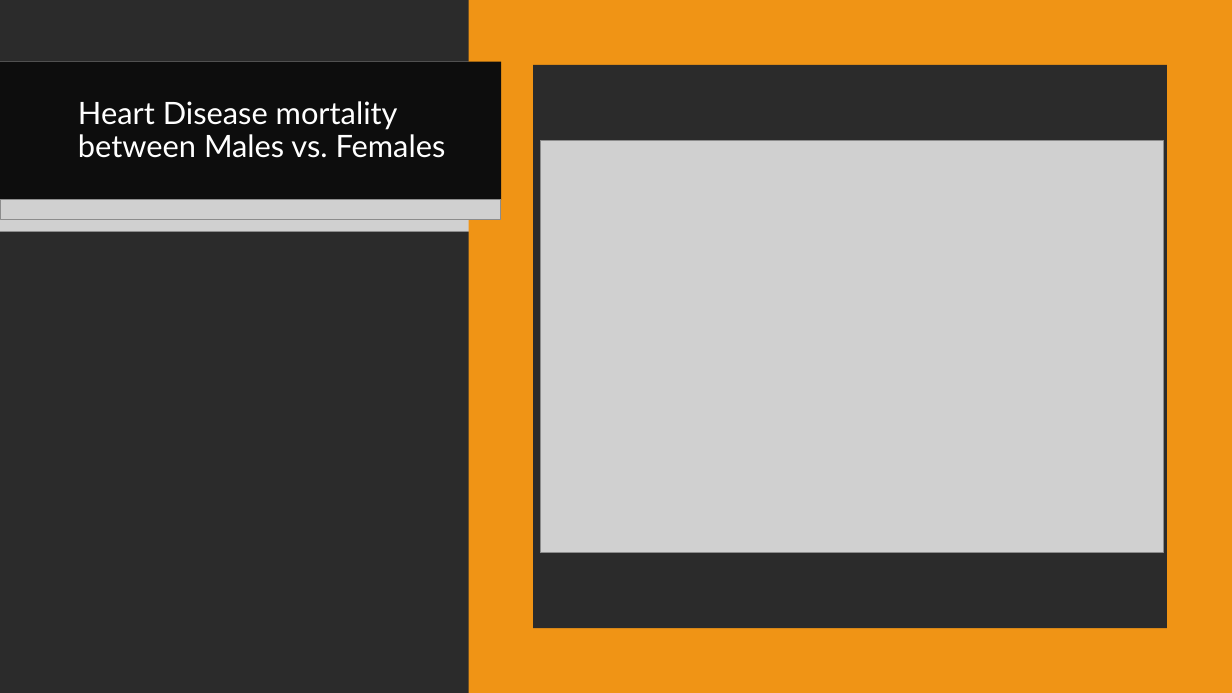
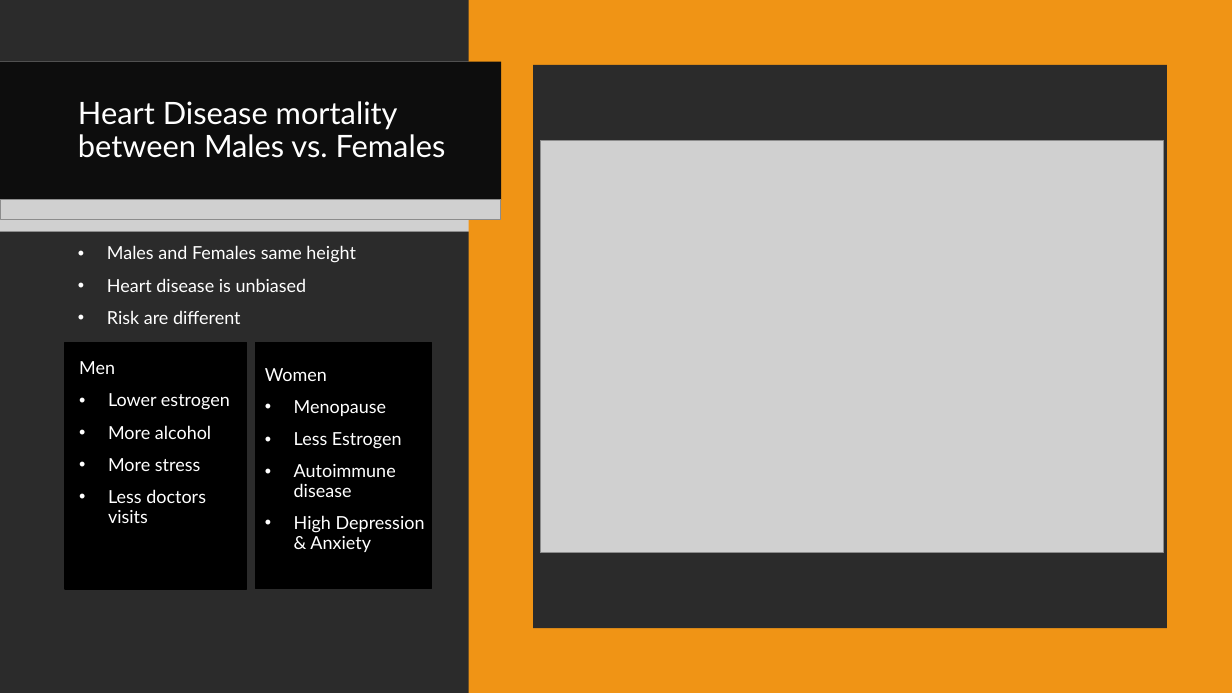
Before and after one commit to Aaron-m-ram/end-to-end-statistical-analysis, a slide deck: slide 6 of Final PP V1.pptx. Drawn at 1232x693 pixels with LibreOffice and Linux fonts; fonts in the diff are those of the drawing; grey boxes stand for pictures; background and template pictures are left out; a plain dark background stands for a picture behind light text. Boxes give left, top, right and bottom in pixels: in the first picture for what was removed or moved away, otherwise in the second. Text is boxed around its words. In the diff, an @@ line names an element or a change of style, - is before the commit and + after.

Commit message:
Updated

```diff
--- a/Final PP V1.pptx
+++ b/Final PP V1.pptx
@@ text added at <box>107,245,356,324</box>, 14 pt, text #FFFFFF @@
+• Males and Females same height
+• Heart disease is unbiased
+• Risk are different
@@ rectangle added at <box>65,343,247,590</box>, fill #000000, outline #000000 1 pt @@
@@ rectangle added at <box>256,343,432,590</box>, fill #000000, outline #000000 1 pt @@
@@ text added at <box>79,361,230,523</box>, 14 pt, text #FFFFFF @@
+  Men
+  • Lower estrogen
+  • More alcohol
+  • More stress
+  • Less doctors visits
@@ text added at <box>265,368,425,552</box>, 14 pt, text #FFFFFF @@
+  Women
+  • Menopause
+  • Less Estrogen
+  • Autoimmune disease
+  • High Depression & Anxiety
```
Also in this commit, not shown: 1 other slide changed.
